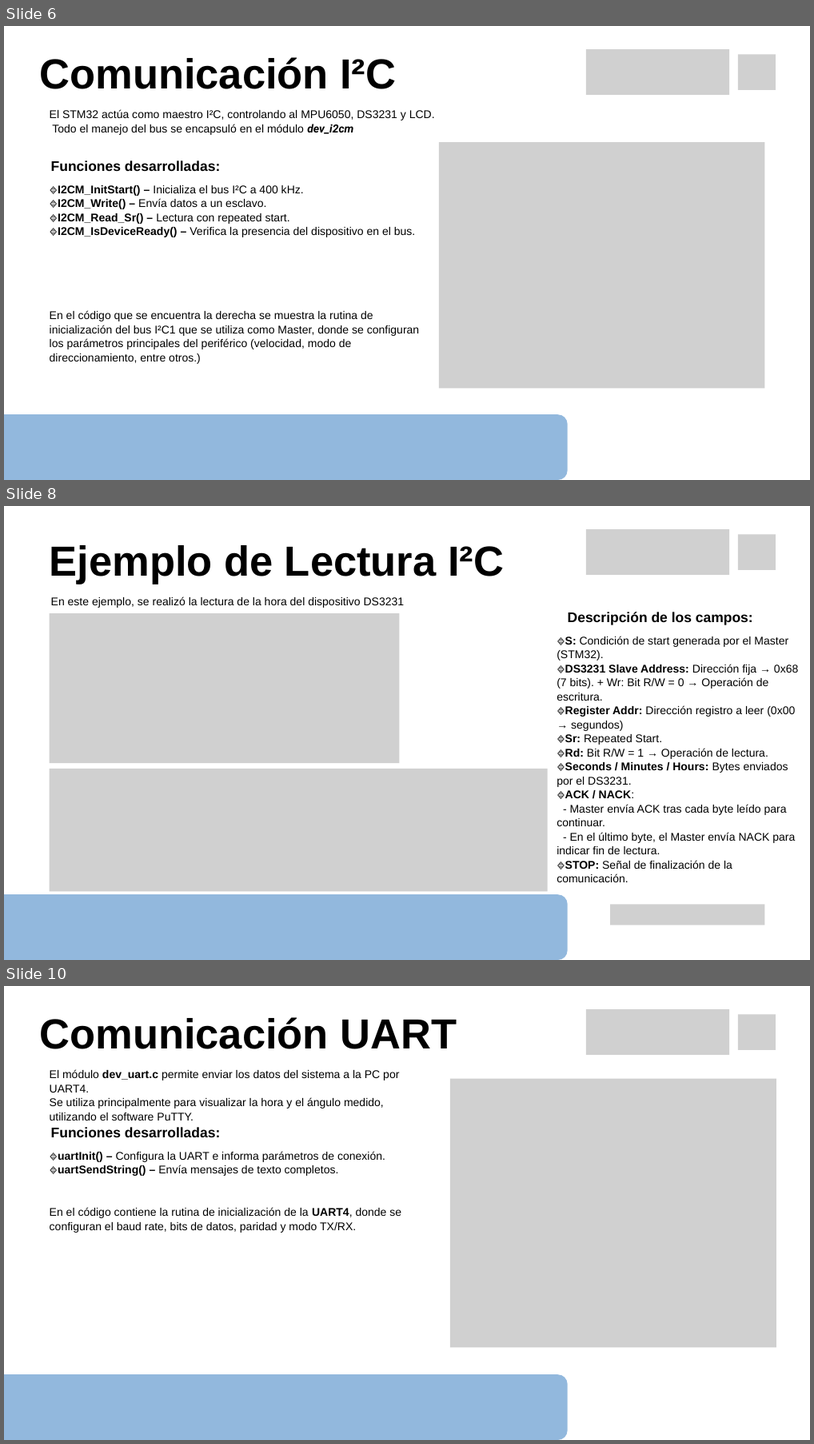
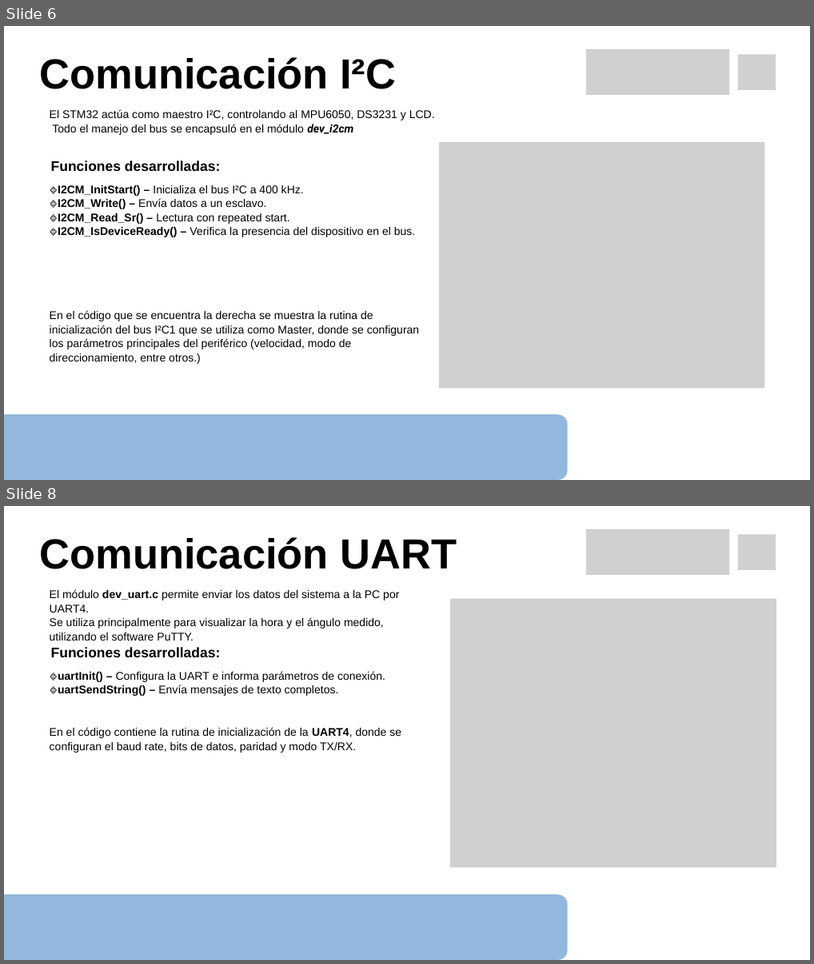
Before and after one commit to matuuted/Proyecto_Final, a slide deck: Documentos/Presentacion - Proyecto Final - PdM.pptx. Shown one above the other, each under a label of ours: slides 6, 8 and 10 before the commit, slides 6 and 8 after it; the slides between them are not shown. The pictures are 814x1444 and 814x964 pixels, drawn with LibreOffice and Linux fonts; fonts in the diff are those of the drawing; grey boxes stand for pictures. Boxes give left, top, right and bottom in pixels: in the first picture for what was removed or moved away, otherwise in the second. Text is boxed around its words. In the diff, an @@ line names an element or a change of style, - is before the commit and + after.

```diff
--- a/Documentos/Presentacion - Proyecto Final - PdM.pptx
+++ b/Documentos/Presentacion - Proyecto Final - PdM.pptx
@@ slide 8 removed at (4, 506, 810, 960), background #FFFFFF @@
@@ picture removed at (586, 529, 730, 575) @@
@@ text removed at (50, 545, 504, 584) @@
-Ejemplo de Lectura I²C
@@ picture removed at (738, 534, 776, 570) @@
@@ text removed at (51, 596, 405, 608) @@
-En este ejemplo, se realizó la lectura de la hora del dispositivo DS3231
@@ picture removed at (49, 613, 399, 763) @@
@@ text removed at (568, 612, 754, 625) @@
-Descripción de los campos:
@@ text removed at (557, 636, 798, 882) @@
-🔹S: Condición de start generada por el Master (STM32).
-🔹DS3231 Slave Address: Dirección fija → 0x68 (7 bits). + Wr: Bit R/W = 0 → Operación de escritura.
-🔹Register Addr: Dirección registro a leer (0x00 → segundos)
-🔹Sr: Repeated Start.
-🔹Rd: Bit R/W = 1 → Operación de lectura.
-🔹Seconds / Minutes / Hours: Bytes enviados por el DS3231.
-🔹ACK / NACK:
-- Master envía ACK tras cada byte leído para continuar.
-- En el último byte, el Master envía NACK para indicar fin de lectura.
-🔹STOP: Señal de finalización de la comunicación.
@@ picture removed at (49, 768, 547, 891) @@
@@ freeform shape removed at (4, 894, 568, 960) @@
@@ picture removed at (610, 904, 765, 925) @@
@@ what was slide 10 is now slide 8 @@
```
Also in this commit, not shown: 2 slides changed, 1 other slide removed, 1 other file.
